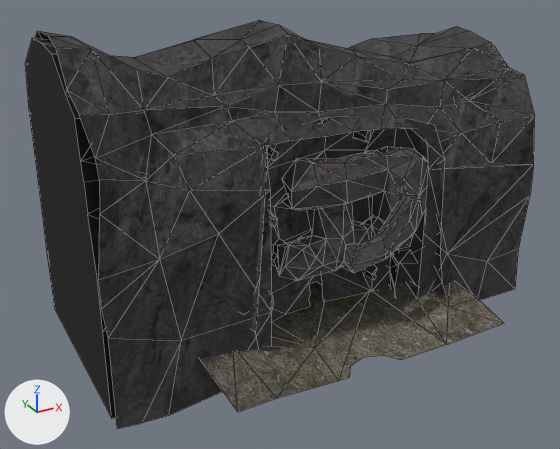
The Blender file Assets/Models/Iteration - Levels/Iteration 3/5 - Apartments.blend as it was, and as the next commit left it.
Rendered twice from a 50 mm camera at (-20.1, -26.2, 22.4) aimed at (-0.5, 9.3, 4.6). Lighting does not change. The marker at lower left points along +X, +Y and +Z. The first picture is the older version. Mesh edges are drawn as thin lines.

Before the edit, the objects in view are built like this:
```python
ob_building_s_005 = bpy.data.objects.new('Building.S.005', me_plane_020)
ob_building_s_005.location = (0.97, 9.01, -0.01)
ob_building_s_005.rotation_euler = (1.571, 0.0, 0.0)  # degrees (90, 0, 0)
ob_building_s_005.scale = (-1.0, 1.0, -1.0)
ob_cube_001 = bpy.data.objects.new('Cube.001', me_cube_001)
ob_cube_001.location = (-5.97, 14.11, 0.04)
ob_cube_001.rotation_euler = (0.0, 0.0, -0.628)  # degrees (0, 0, -36)
ob_cube_001.scale = (0.505, 0.505, 0.505)
ob_cube_003 = bpy.data.objects.new('Cube.003', me_cube_005)
ob_cube_003.location = (6.91, 6.6, 0.04)
ob_cube_003.rotation_euler = (0.0, 0.0, -3.77)  # degrees (0, 0, -216)
ob_cube_003.scale = (0.505, 0.505, 0.505)
ob_plane_002 = bpy.data.objects.new('Plane.002', me_plane_002)
ob_plane_002.location = (-6.67, 1.34, 0.0)
ob_plane_004 = bpy.data.objects.new('Plane.004', me_plane_011)
ob_plane_004.location = (7.79, 4.79, -0.01)
ob_plane_004.rotation_euler = (1.571, 0.0, 0.0)  # degrees (90, 0, 0)
# also in view: 'Plane.003' at (0.7, 10.2, 7.0); 'Building.S' at (1.2, 5.6, 5.4); 'Building.S.001' at (1.4, 5.9, 4.4); 'Plane.001' at (2.3, 5.1, 6.6)
```
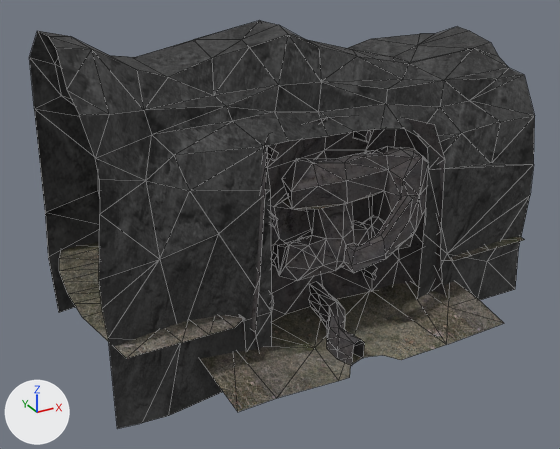
What changed in the scene script:
```text
Change me_cube_001:
    used by ob_cube_001; location = (-5.97, 14.11, 0.04); rotation_euler = (0.0, 0.0, -0.628), in degrees (0, 0, -36); scale = (0.505, 0.505, 0.505)
    remove me_cube_001.from_pydata(...)  # 25 vertices, 19 faces; spans x -0.6..12.9, y -15.2..3.9, z 4.2..5.3
    remove me_cube_001.materials.append(mat_grass)  # picture img_grass002_jpg
    add me_cube_001.from_pydata(...)  # 17 vertices, 20 faces; spans x 1.5..12.9, y -12.9..3.9, z 0.2..4.7
    me_cube_001 part 4
    21 vertices are removed from x -0.6..12.9, y -15.2..3.9, z 4.2..5.3
    19 faces are deleted
    13 vertices are added at x 1.6..12.9, y -12.9..3.9, z 0.2..4.6
    20 new faces join them
    add me_cube_001.materials.append(mat_stone)  # picture img_rock___darker_png
Change me_cube_005:
    used by ob_cube_003; location = (6.91, 6.6, 0.04); rotation_euler = (0.0, 0.0, -3.77), in degrees (0, 0, -216); scale = (0.505, 0.505, 0.505)
    remove me_cube_005.from_pydata(...)  # 25 vertices, 19 faces; spans x -0.6..12.9, y -15.2..3.9, z 4.2..5.3
    add me_cube_005.from_pydata(...)  # 52 vertices, 77 faces; spans x -8.7..12.9, y -20.9..3.9, z 4.2..5.4
    me_cube_005 part 1
    10 faces are deleted
    2 vertices move from x 3.7..10.2, y -13.1..-5.5, z 5.0..5.3 to x 3.8..10.3, y -13.1..-5.6, z 4.9..5.2
    27 vertices are added at x -8.7..10.5, y -20.9..2.5, z 4.9..5.4
    68 new faces join them
    me_cube_005 part 2: 9 kept faces spanning x -0.6..12.9, y -15.2..3.9, z 4.6..5.3 are now shaded smooth
Change me_plane_011:
    used by ob_plane_004; location = (7.79, 4.79, -0.01); rotation_euler = (1.571, 0.0, 0.0), in degrees (90, 0, 0)
    remove me_plane_011.from_pydata(...)  # 37 vertices, 35 faces; spans x -20.2..-16.4, y -1.6..15.8, z -11.2..0.2
    add me_plane_011.from_pydata(...)  # 35 vertices, 34 faces; spans x -20.2..-16.4, y 2.7..15.8, z -11.2..0.2
    me_plane_011 part 3
    5 vertices are removed from x -20.2..-16.4, y -1.6..2.0, z -10.9..0.1
    5 faces are deleted
    3 vertices move from x -20.2..-18.6, y -0.7..3.5, z -10.8..0.1 to x -20.2..-16.4, y 2.7..2.8, z -11.2..0.1
    3 vertices are added at (-16.4, 2.8, -0.5), (-16.5, 2.8, -7.5), (-20.2, 2.8, -7.1)
    4 new faces join them
Add me_cube_007:
    me_cube_007.from_pydata(...)  # 52 vertices, 77 faces; spans x -8.7..12.9, y -20.9..3.9, z 4.2..5.4
    me_cube_007.polygons.foreach_set('use_smooth', [True] * 77)
    me_cube_007.materials.append(mat_grass)  # picture img_grass002_jpg
Change ob_building_s_005:
    remove ob_building_s_005.hide_set(True)
Change ob_plane_004:
    add ob_plane_004.hide_set(True)
Add ob_cube_004:
    ob_cube_004 = bpy.data.objects.new('Cube.004', me_cube_007)
    ob_cube_004.location = (-6.84, 14.55, 0.04)
    ob_cube_004.rotation_euler = (0.0, 0.0, -6.911)  # degrees (0, 0, 324)
    ob_cube_004.scale = (0.564, 0.573, 0.505)
```

Pixel boxes [x1, y1, x2, y2] of what changed, in the pictures (560 x 449 px):
'Plane.004', hidden
    before: [25, 38, 116, 418]
'Cube.004', added
    after: [59, 242, 245, 358]
'Building.S.005', shown
    after: [309, 281, 365, 366]
'Cube.003', reshaped
    before: [391, 250, 418, 266]
    after: [445, 236, 524, 261]
'Cube.001', reshaped (mostly hidden)
    before: [239, 312, 247, 315]
    after: [241, 319, 246, 348]
part 1 of me_cube_005, built on (mostly hidden before)
    before: [391, 254, 399, 266]
    after: [451, 236, 524, 260]
part 2 of me_cube_005, shading changed
    before: [392, 250, 418, 264]
    after: [445, 258, 453, 261]
